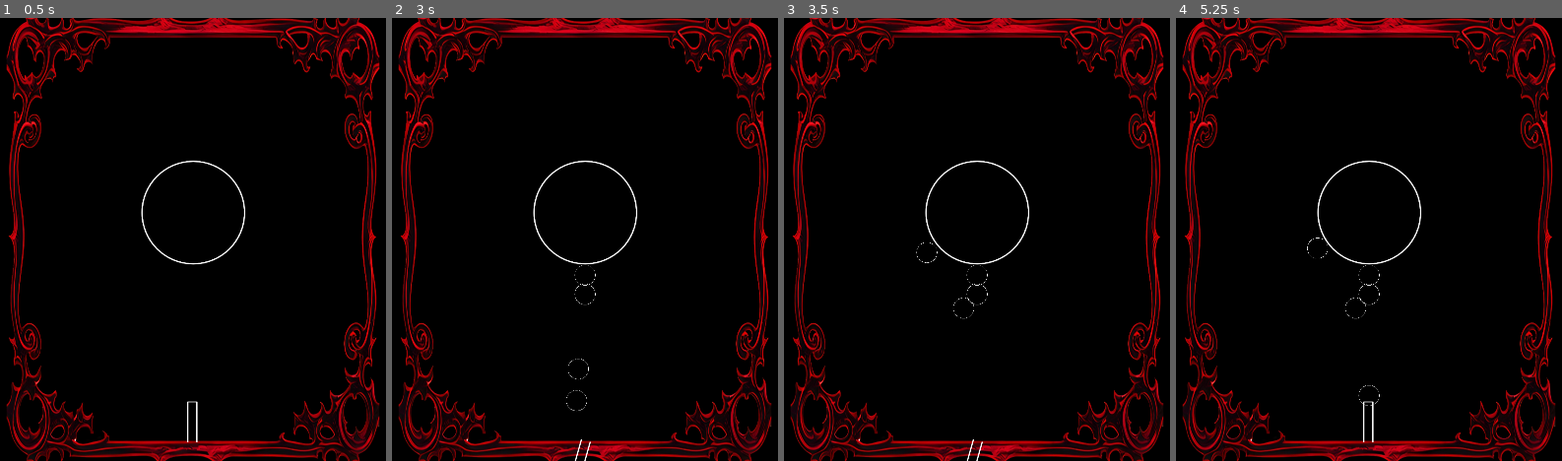
Above: before the commit, frames 1-4 (left to right).
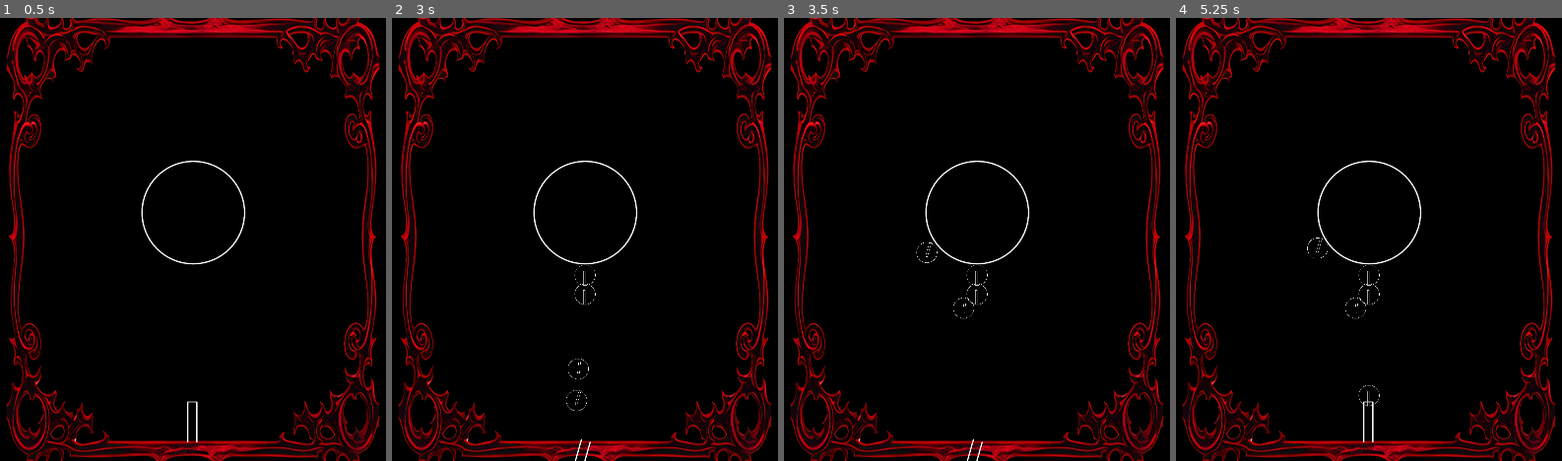
Above: after the commit, the same moments.

Repository: colton-o/bubblemancer
Game: Godot game, scene res://Levels/main.tscn
Two runs of this game, one before a commit and one after it. Both use one fixed random seed, a clock stepped at 60 frames per second and the inputs below.
Inputs (mouse positions are in pixels of both pictures, inside the frame that each line leads up to):
- Up to frame 1 (0.5 s): no input
- Up to frame 2 (3 s): tap Enter at 0.5, 2 s; move the mouse to (758, 217) at 0.52 s; click (758, 217) at 0.6 s; tap Space at 1.25, 2.75 s; move the mouse to (426, 261) at 1.27 s; tap A (x_rot_neg) at 1.35 s; move the mouse to (662, 142) at 2.02 s; hold D (x_rot_pos) 2.03-2.78 s; move the mouse to (546, 328) at 2.77 s; click (546, 328) at 2.85 s
- Up to frame 3 (3.5 s): no input
- Up to frame 4 (5.25 s): move the mouse to (outside the picture) at 3.52 s; hold A (x_rot_neg) 3.53-4.28 s; move the mouse to (outside the picture) at 4.27 s; tap D (x_rot_pos) at 4.35 s; tap Enter at 5 s; move the mouse to (1407, 239) at 5.02 s; click (1407, 239) at 5.1 s

Frame 1 is identical in both runs. In frame 2, less than 0.1% of the frame differs, in the area x 47-51%, y 57-88%; in frame 3, less than 0.1%; in frame 4, less than 0.1%, in the area x 36-51%, y 50-88%.

Commit message:
add rune sprite to orbs and rune ID

Diff:
--- a/Objects/Orb.tscn
+++ b/Objects/Orb.tscn
@@ -1,7 +1,8 @@
-[gd_scene load_steps=4 format=3 uid="uid://c4feeix6dhioc"]
+[gd_scene load_steps=5 format=3 uid="uid://c4feeix6dhioc"]
 
 [ext_resource type="Texture2D" uid="uid://dgakl80ahvct8" path="res://Sprites/orb.tga" id="1_pfrku"]
 [ext_resource type="Script" path="res://Objects/orb.gd" id="2_ibo17"]
+[ext_resource type="Texture2D" uid="uid://c5y8i2ij2q5ix" path="res://Sprites/gun.tga" id="3_vxobc"]
 
 [sub_resource type="CircleShape2D" id="CircleShape2D_4xb85"]
 radius = 23.3452
@@ -19,3 +20,7 @@
 
 [node name="CollisionShape2D" type="CollisionShape2D" parent="."]
 shape = SubResource("CircleShape2D_4xb85")
+
+[node name="RuneSprite" type="Sprite2D" parent="."]
+scale = Vector2(0.2, 0.2)
+texture = ExtResource("3_vxobc")
--- a/Objects/orb.gd
+++ b/Objects/orb.gd
@@ -4,6 +4,7 @@
 var active = true
 var collision
 var connectedOrbs = Array([], TYPE_OBJECT, "Node", Orb)
+var runeID;
 
 # Called when the node enters the scene tree for the first time.
 func _ready() -> void:
